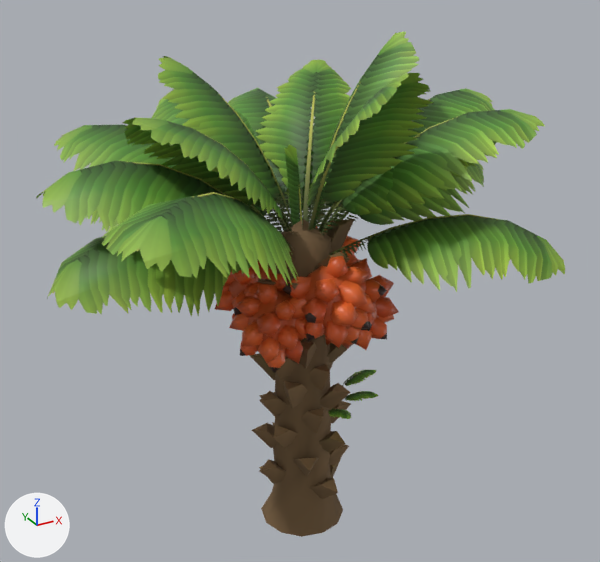
The glTF model game/assets/models/sawit_3.glb: old version first, new version second.
Camera for both pictures: a 50 mm camera at (-3.84, -6.91, 6.4) aimed at (0.07, 0.18, 2.85). The axes (+X, +Y, +Z) are drawn at lower left. The lights are the same throughout. The older version comes first. Where no turn or scale is listed for an object, it has been applied to the vertices. Vertices at exactly the same position are counted once.

Objects in the first picture: 'Fruit_0', 'Fruit_1', 'Fruit_4', 'Fruit_5', 'sawit_3_body' and 1 more.
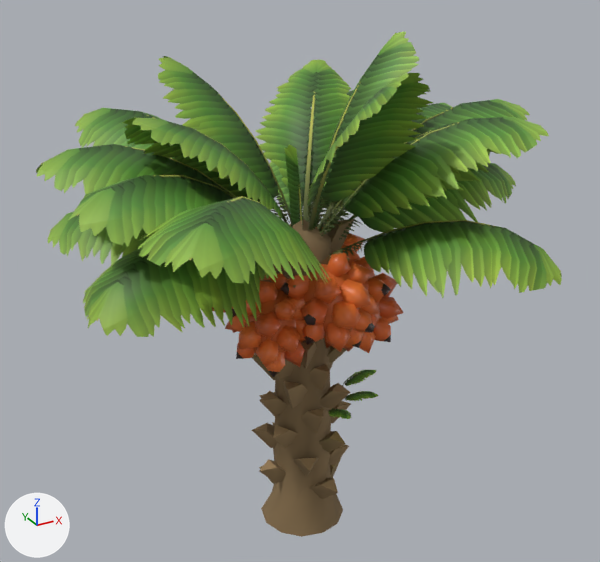
Where the change shows, as pixel boxes [x1, y1, x2, y2] in the pictures (600 x 562 px; the box of a moved part takes in the faces that stretch with it):
'sawit_3_body', reshaped
    before: [36, 32, 565, 537]
    after: [36, 32, 562, 537]
'Fruit_5', reshaped (7% taller)
    before: [229, 283, 307, 373]
    after: [225, 281, 306, 377]
'Fruit_1', rescaled (8% wider)
    before: [325, 258, 399, 350]
    after: [324, 256, 404, 353]
'Fruit_4', reshaped (mostly hidden afterwards)
    before: [215, 262, 286, 330]
    after: [212, 272, 287, 333]
part 4 of me_sawit_3_trunk, moved or reshaped
    before: [321, 109, 545, 235]
    after: [320, 117, 549, 237]
part 5 of me_sawit_3_trunk, moved or reshaped
    before: [318, 88, 494, 232]
    after: [322, 99, 530, 234]
part 6 of me_sawit_3_trunk, moved or reshaped (mostly hidden)
    before: [304, 144, 333, 227]
    after: [317, 103, 452, 229]
part 7 of me_sawit_3_trunk, moved or reshaped (mostly hidden afterwards)
    before: [228, 88, 314, 227]
    after: [301, 90, 354, 227]
part 8 of me_sawit_3_trunk, moved or reshaped
    before: [152, 98, 288, 233]
    after: [75, 108, 175, 158]
part 9 of me_sawit_3_trunk, moved or reshaped
    before: [54, 125, 266, 219]
    after: [36, 144, 236, 198]
part 10 of me_sawit_3_trunk, moved or reshaped
    before: [36, 161, 233, 232]
    after: [69, 175, 235, 247]
part 11 of me_sawit_3_trunk, moved or reshaped
    before: [102, 192, 299, 285]
    after: [138, 196, 331, 284]
part 12 of me_sawit_3_trunk, moved or reshaped
    before: [339, 161, 484, 225]
    after: [339, 163, 516, 240]
part 13 of me_sawit_3_trunk, moved or reshaped (mostly hidden)
    before: [287, 189, 343, 227]
    after: [325, 201, 350, 231]
part 14 of me_sawit_3_trunk, moved or reshaped (mostly hidden)
    before: [250, 190, 290, 233]
    after: [269, 161, 343, 219]
part 15 of me_sawit_3_trunk, moved or reshaped (mostly hidden before)
    before: [85, 209, 118, 232]
    after: [48, 211, 149, 265]
part 16 of me_sawit_3_trunk, moved or reshaped
    before: [47, 235, 251, 317]
    after: [83, 246, 269, 337]
part 17 of me_sawit_3_trunk, moved or reshaped
    before: [329, 214, 565, 292]
    after: [329, 220, 562, 298]

Diff of the bpy script that builds the scene:
```diff
--- a/game/assets/models/sawit_3.glb.py
+++ b/game/assets/models/sawit_3.glb.py
@@ me_fruit_1 @@
-me_fruit_1.from_pydata(...)  # 297 vertices, 450 faces; spans x -0.01..0.918, y -0.77..0.2, z 2.138..3.2
+me_fruit_1.from_pydata(...)  # 297 vertices, 450 faces; spans x -0.028..0.965, y -0.812..0.225, z 2.101..3.237
+# me_fruit_1 part 1: the whole mesh is scaled about its middle by 1.07, then moved by (0.014, -0.008, 0.0)
 me_fruit_1.materials.append(mat_m_fruit)
@@ me_fruit_4 @@
-me_fruit_4.from_pydata(...)  # 282 vertices, 420 faces; spans x -0.86..-0.013, y -0.18..0.718, z 2.347..3.309
+me_fruit_4.from_pydata(...)  # 282 vertices, 420 faces; spans x -0.904..0.005, y -0.205..0.759, z 2.309..3.342
+# me_fruit_4 part 2: the whole mesh is multiplied about its middle by the matrix ((1.074, 0.0, 0.0), (0.0, 1.074, 0.0), (0.0, 0.0, 1.074)), then moved by (-0.013, 0.008, -0.002)
 me_fruit_4.materials.append(mat_m_fruit)
@@ me_fruit_5 @@
-me_fruit_5.from_pydata(...)  # 287 vertices, 430 faces; spans x -0.885..-0.003, y -0.66..0.258, z 2.152..3.127
+me_fruit_5.from_pydata(...)  # 287 vertices, 430 faces; spans x -0.931..0.017, y -0.7..0.287, z 2.116..3.164
+# me_fruit_5 part 3: the whole mesh is multiplied about its middle by the matrix ((1.075, 0.0, 0.0), (0.0, 1.075, 0.0), (0.0, 0.0, 1.075)), then moved by (-0.013, -0.006, 0.0)
 me_fruit_5.materials.append(mat_m_fruit)
@@ me_sawit_3_trunk @@
-me_sawit_3_trunk.from_pydata(...)  # 1259 vertices, 1716 faces; spans x -2.66..2.38, y -1.99..2.56, z 0.0..5.42
+me_sawit_3_trunk.from_pydata(...)  # 1259 vertices, 1716 faces; spans x -2.51..2.35, y -2.11..2.13, z 0.0..5.42
+# me_sawit_3_trunk part 4: the loose piece of 40 vertices spanning x 0.11..1.99, y -1.5..0.0, z 3.42..4.73 is turned -9.8 degrees about the z axis through the mesh origin
+# me_sawit_3_trunk part 5: the loose piece of 40 vertices spanning x 0.14..2.38, y -0.82..0.84, z 3.4..4.72 is turned -17.2 degrees about the z axis through the mesh origin
+# me_sawit_3_trunk part 6: the loose piece of 40 vertices spanning x 0.11..1.94, y 0.07..1.57, z 3.39..4.53 is turned -24.7 degrees about the z axis through the mesh origin
+# me_sawit_3_trunk part 7: the loose piece of 40 vertices spanning x -0.47..1.18, y 0.15..2.46, z 3.38..4.54 is turned -32.2 degrees about the z axis through the mesh origin
+# me_sawit_3_trunk part 8: the loose piece of 40 vertices spanning x -1.15..0.51, y 0.16..2.44, z 3.37..4.61 is turned 32.3 degrees about the z axis through the mesh origin
+# me_sawit_3_trunk part 9: the loose piece of 40 vertices spanning x -2.07..-0.13, y 0.08..1.67, z 3.36..4.52 is turned 24.8 degrees about the z axis through the mesh origin
+# me_sawit_3_trunk part 10: the loose piece of 40 vertices spanning x -2.6..-0.18, y -0.77..0.93, z 3.34..4.45 is turned 17.3 degrees about the z axis through the mesh origin
+# me_sawit_3_trunk part 11: the loose piece of 40 vertices spanning x -2.27..-0.16, y -1.61..-0.01, z 3.33..4.38 is turned 9.8 degrees about the z axis through the mesh origin
+# me_sawit_3_trunk part 12: the loose piece of 40 vertices spanning x 0.2..2.34, y -0.7..0.77, z 3.31..4.12 is turned -16 degrees about the z axis through the mesh origin
+# me_sawit_3_trunk part 13: the loose piece of 40 vertices spanning x 0.13..1.71, y 0.13..1.78, z 3.3..4.1 is turned -26 degrees about the z axis through the mesh origin
+# me_sawit_3_trunk part 14: the loose piece of 40 vertices spanning x -0.83..0.74, y 0.22..2.56, z 3.28..4.05 is turned -36 degrees about the z axis through the mesh origin
+# me_sawit_3_trunk part 15: the loose piece of 40 vertices spanning x -1.86..-0.15, y 0.14..1.89, z 3.26..3.91 is turned 26 degrees about the z axis through the mesh origin
+# me_sawit_3_trunk part 16: the loose piece of 40 vertices spanning x -2.66..-0.23, y -0.92..0.71, z 3.23..3.87 is turned 16 degrees about the z axis through the mesh origin
+# me_sawit_3_trunk part 17: the loose piece of 40 vertices spanning x 0.15..1.8, y -1.99..-0.15, z 3.2..3.83 is turned -6 degrees about the z axis through the mesh origin
 me_sawit_3_trunk.materials.append(mat_m_trunk)
```
